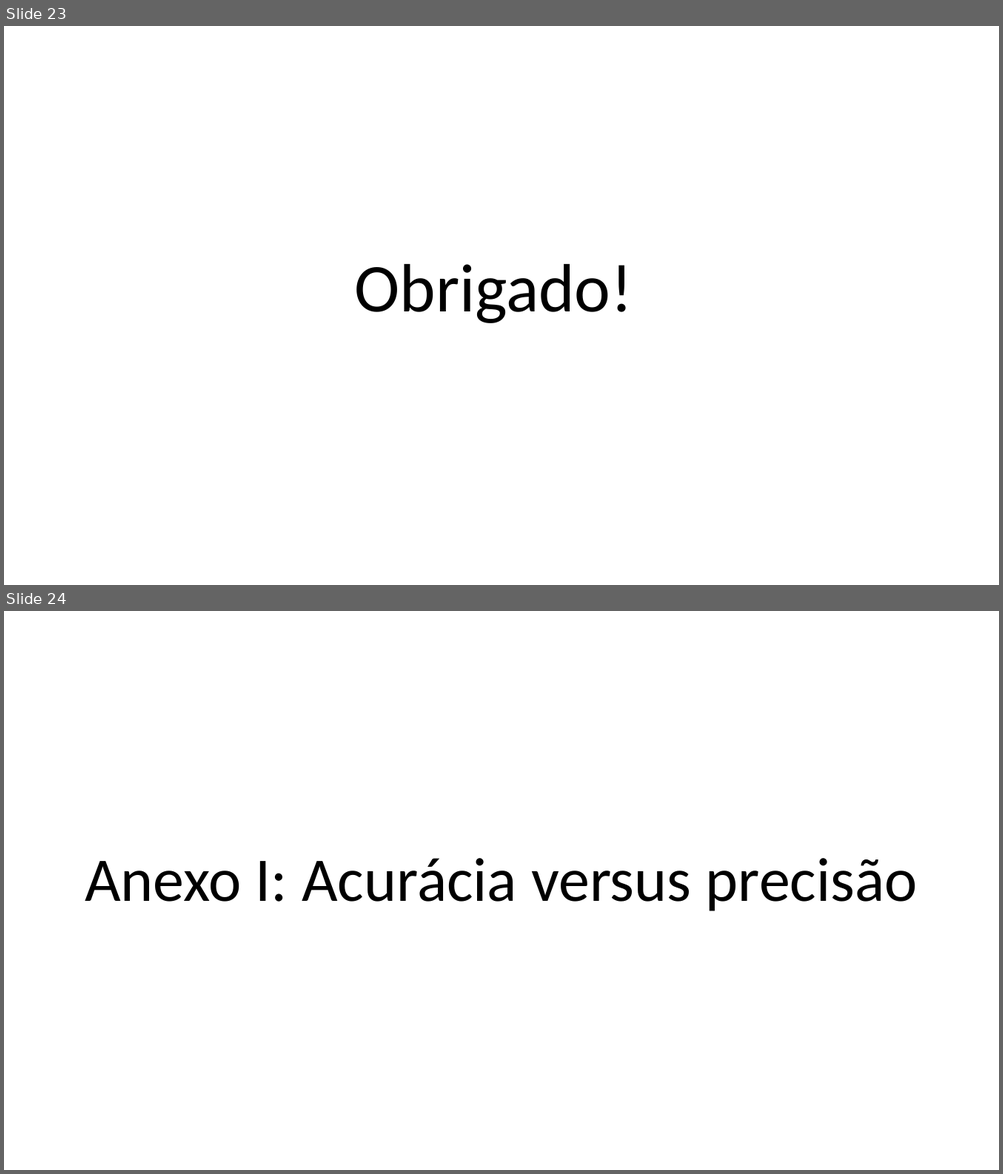
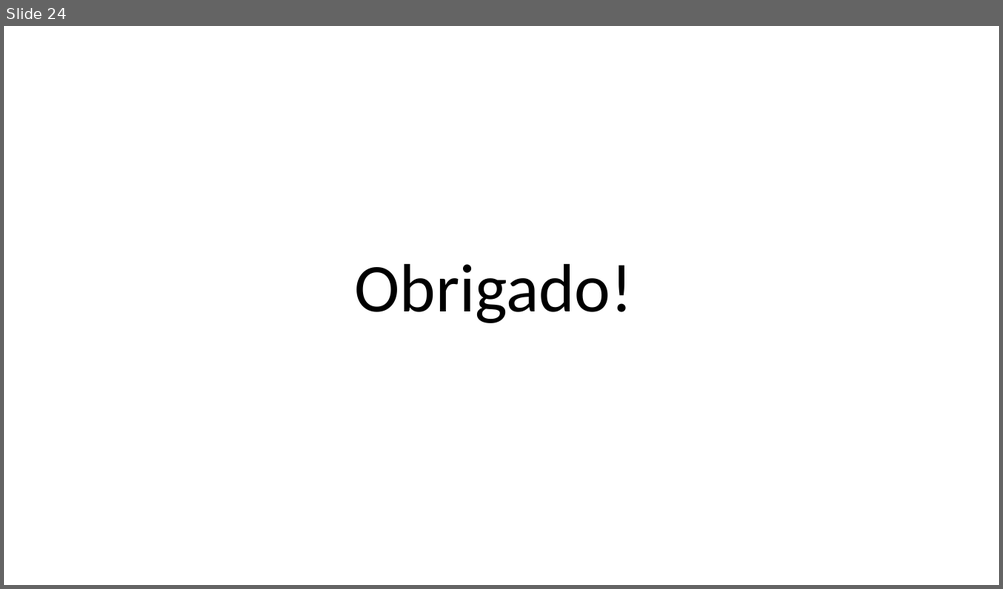
Before and after one commit to zz4fap/c24_inteligencia_artificial, a slide deck: slides/C24_Métricas_de_Classificação.pptx. Shown one above the other, each under a label of ours: slides 23 and 24 before the commit, slide 24 after it. The pictures are 1003x1174 and 1003x589 pixels, drawn with LibreOffice and Linux fonts; fonts in the diff are those of the drawing. Boxes give left, top, right and bottom in pixels: in the first picture for what was removed or moved away, otherwise in the second. Text is boxed around its words. In the diff, an @@ line names an element or a change of style, - is before the commit and + after.

```diff
--- a/slides/C24_Métricas_de_Classificação.pptx
+++ b/slides/C24_Métricas_de_Classificação.pptx
@@ slide 24 removed at [4, 611, 999, 1170], background #FFFFFF @@
@@ text removed at [85, 858, 917, 911] @@
-Anexo I: Acurácia versus precisão
@@ what was slide 23 is now slide 24 @@
```
Also in this commit, not shown: 1 slide added, 4 other slides removed, 1 other file.
